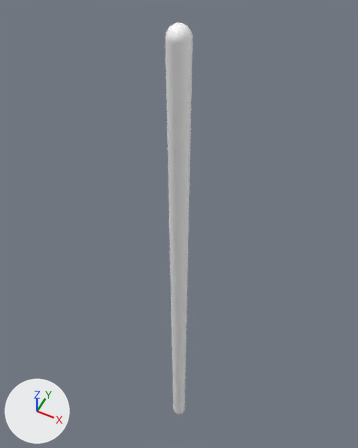
Before and after pictures for a commit that changed the glTF model public/assets/hra-v1/female/spinal-cord.lod0.glb.
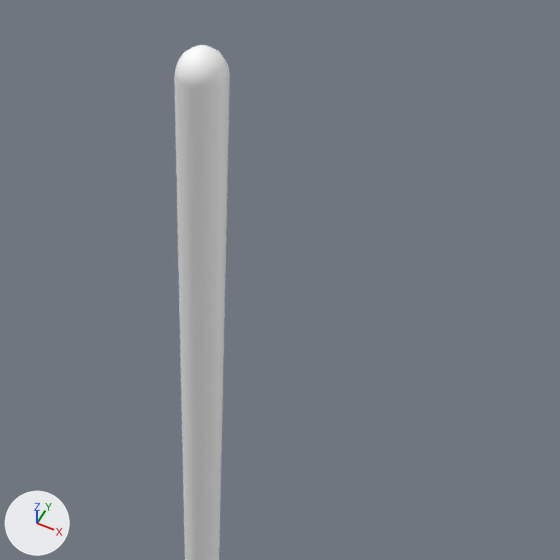
Each version appears first whole from a camera (50 mm lens) standing at (0.122, -0.244, 0.418) and looking at (-0.025, 0.05, 0.05), and next in a close-up on the part from 22% to 100% of the width and 0% to 62% of the height. Arrows for +X, +Y and +Z are at lower left; the lights stay in place. The older version's two pictures come first. Where no turn or scale is listed for an object, it has been applied to the vertices. Vertices at exactly the same position are counted once.

In view in the first close-up: 'spinal-cord'.
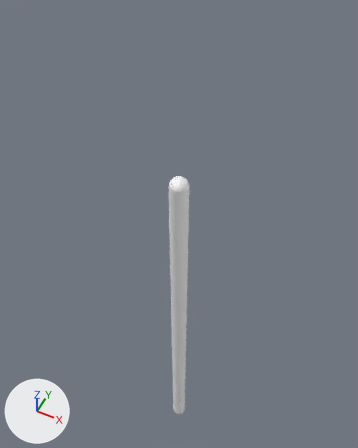
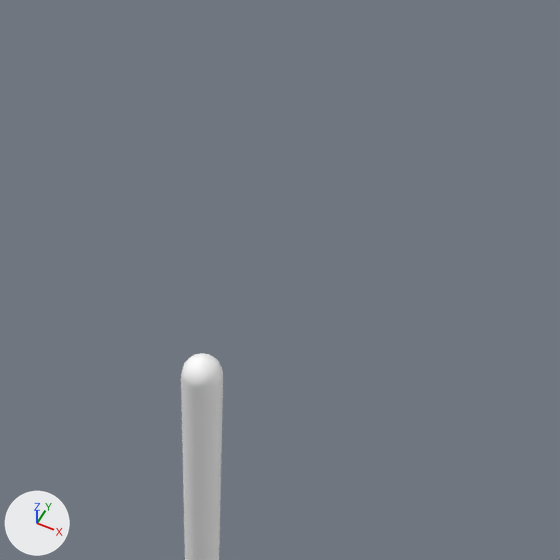
The newer file is also turned or shifted as a whole; pictures and numbers use the older file's frame.

Location of each change, [x1, y1, x2, y2] in pixels of the close-ups (560 x 560 px):
'spinal-cord', reshaped
    before: [174, 45, 230, 560]
    after: [181, 353, 223, 560]

The change in detail:
me_spinal_cord is used by ob_spinal_cord; location (0.0, 0.0, 0.0).
me_spinal_cord had 98 vertices, 192 faces and spanned x -0.008..0.008, y -0.008..0.008, z -0.283..0.283.
me_spinal_cord now has 98 vertices, 192 faces and spans x -0.008..0.008, y -0.008..0.008, z -0.283..0.164.
me_spinal_cord part 1: all 49 vertices in x -0.008..0.008, y -0.008..0.008, z 0.275..0.283 are moved by (0.0, 0.0, -0.119).
